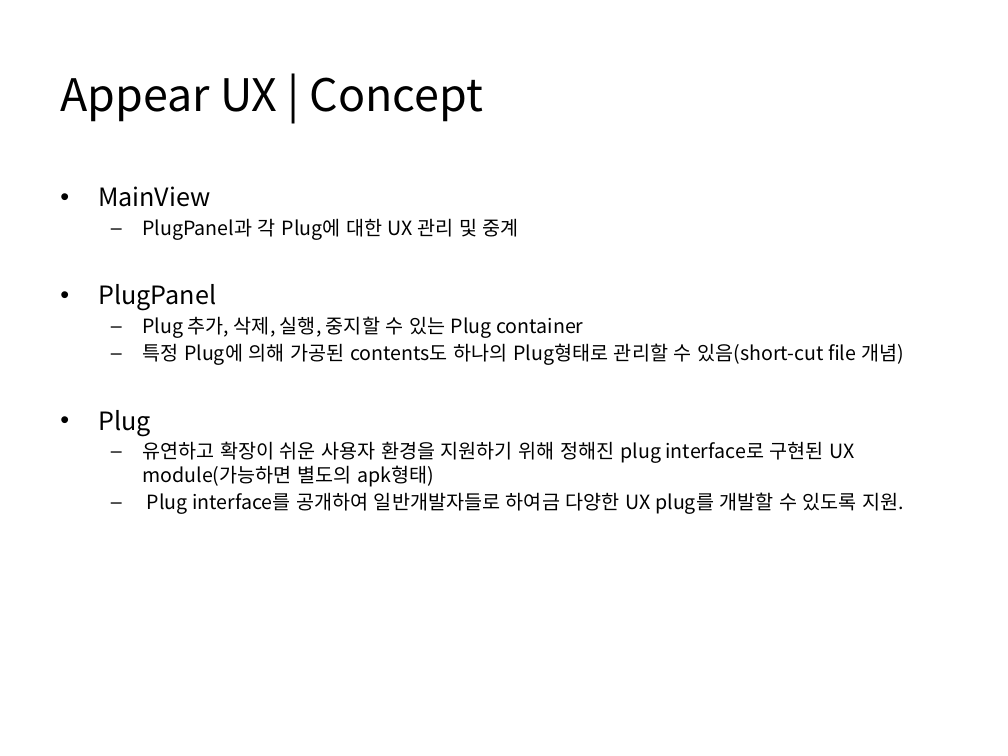
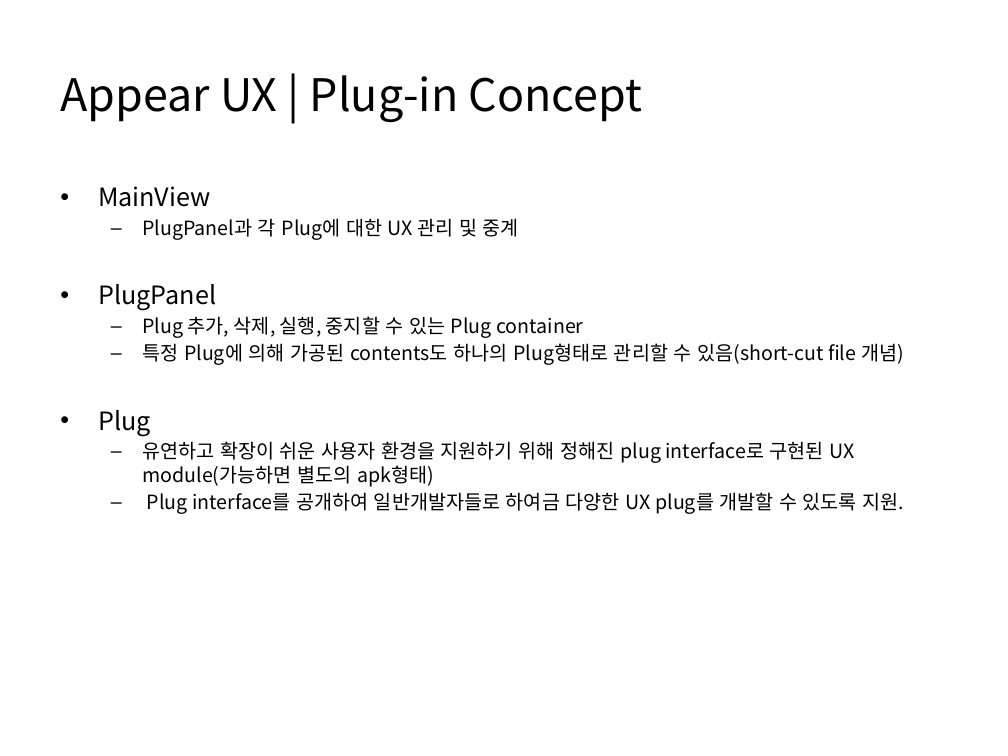
Before and after one commit to Raftel/Storygraph, a slide deck: slide 6 of Storygraph/docs/Appear UX + Storygraph.pptx (slide 2 before the commit). Drawn at 1008x756 pixels with LibreOffice and Linux fonts; fonts in the diff are those of the drawing. Boxes give left, top, right and bottom in pixels: in the first picture for what was removed or moved away, otherwise in the second. Text is boxed around its words. In the diff, an @@ line names an element or a change of style, - is before the commit and + after.

Commit message:
AppearUX, touch system, controls의 기본 골격 추가
1. namespace 추가. (system, touch, controls)
2. Framework의 host object 역할을 하는 AppearUX 추가.
3. Primitive touch system 기본 구조 추가.
4. Primitive base system를 기반으로 한 독립적인 controls 기본 구조 추가.
5. controls와 연동하여 rendering하기 위해 AppearRenderGraph 추가.(graphics.expand)
6. Overview 문서 수정.

```diff
--- a/Storygraph/docs/Appear UX + Storygraph.pptx
+++ b/Storygraph/docs/Appear UX + Storygraph.pptx
@@ title at [60,75,642,122]: text changed @@
-Appear UX | Concept
+Appear UX | Plug-in Concept
```
Also in this commit, not shown: 1 other slide changed, 4 slides added, 18 other files.
